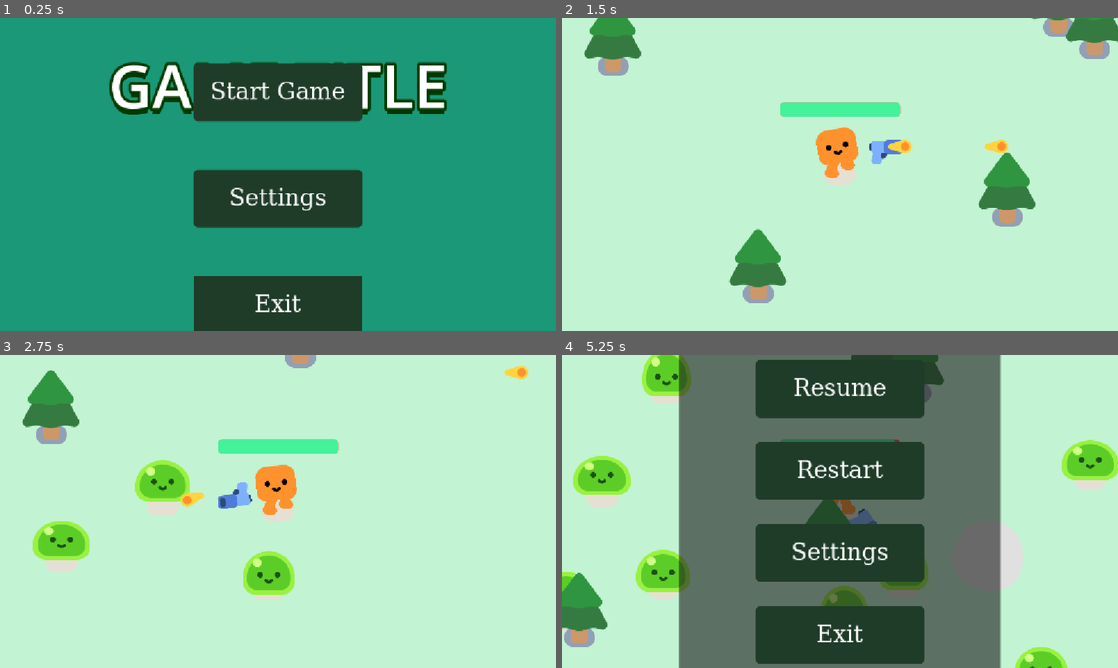
Above: before the commit, frames 1-4 (two rows, left to right).
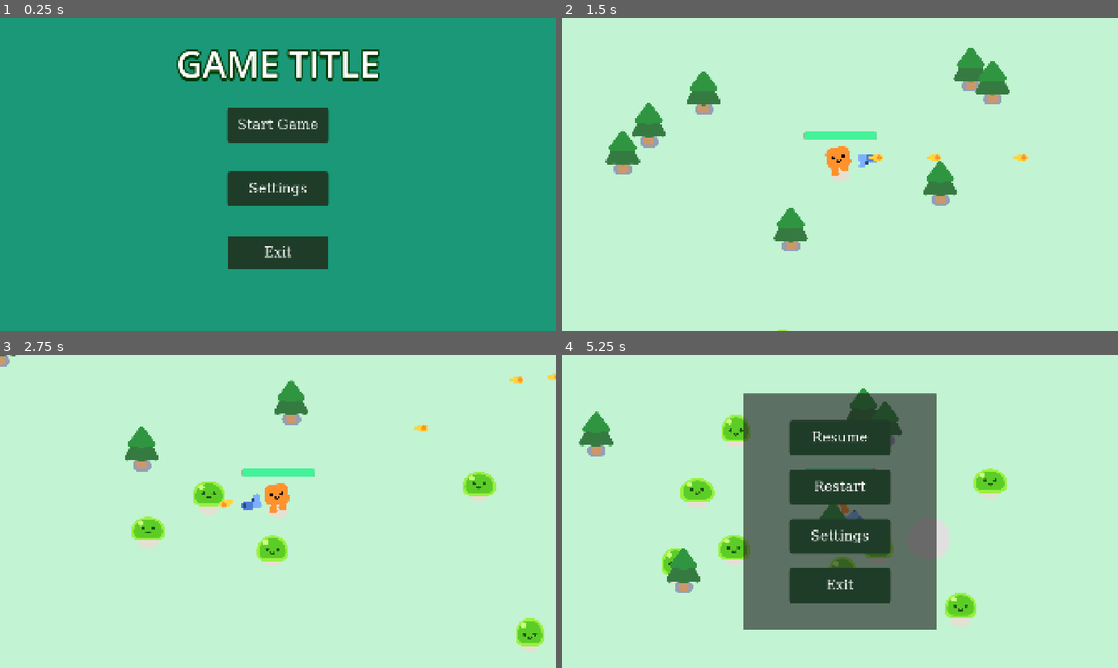
Above: after the commit, the same moments.

Repository: sukuchini/Vampire-Survivor-2D
Game: Godot game, scene res://ui/main_menu/main_menu.tscn
Two runs of this game, one before a commit and one after it. Both use one fixed random seed, a clock stepped at 60 frames per second and the inputs below.
Inputs:
- Up to frame 1 (0.25 s): no input
- Up to frame 2 (1.5 s): click "Start Game" at 0.5 s; hold D (move_right) from 1.28 s (still down)
- Up to frame 3 (2.75 s): release D (move_right) at 2.03 s; hold S (move_down) from 2.03 s (still down)
- Up to frame 4 (5.25 s): release S (move_down) at 2.78 s; hold D (move_right) 2.78-3.53 s; hold W (move_up) 3.53-4.28 s; hold A (move_left) from 4.28 s (still down); tap Escape (esc) at 4.9 s

The runs differ from the first frame. In frame 1, 22% of the frame differs, in the area x 19-81%, y 10-100%; in frame 2, 12%; in frame 3, 11%; in frame 4, 54%, in the area x 0-100%, y 0-100%.

Commit message:
Menu Pause implementado
La navegacion del menu y las pausas estan arregladas
Falta comprobar que la posicion del puntero del raton coincida con los sliders a la hora de manipularlos

Diff:
--- a/2d-project-assets/project.godot
+++ b/2d-project-assets/project.godot
@@ -89,6 +89,8 @@
 
 [display]
 
+window/size/viewport_width=1920
+window/size/viewport_height=1080
 window/stretch/mode="canvas_items"
 
 [dotnet]
--- a/2d-project-assets/scripts/ui/pause_menu.gd
+++ b/2d-project-assets/scripts/ui/pause_menu.gd
@@ -6,45 +6,59 @@
 #Funciones
 
 func _ready():
+	panel.visible = false
+	settings.visible = false
 	$AnimationPlayer.play("RESET")
 
+
 func resume():
+	print("RESUME SE ESTÁ EJECUTANDO!!")
+	#Reanuda el juego, oculta la UI
 	get_tree().paused = false
+	panel.visible = false
+	settings.visible = false
 	$AnimationPlayer.play_backwards("blur")
 
+
 func pause():
+	print("PAUSE SE ESTÁ EJECUTANDO!!!")
+	#Pausa el juego, abre el menu pausa
 	get_tree().paused = true
+	settings.visible = false
+	panel.visible = true
+	$AnimationPlayer.play("blur")
+
+
+func back_to_mpause():
+	#Oculta settings y abre menu pausa
+	settings.visible = false
+	panel.visible = true
 	$AnimationPlayer.play("blur")
 
 
 func exit():
 	get_tree().quit()
 
-#Testear si Esc funciona y abre el menu
+
+#Funciones al presionar Esc
 func testEsc():
 	if Input.is_action_just_pressed("esc"):
 
-		print("ESC PULSADO")
-		print("PAUSADO ", get_tree().paused)
-		print("SETTINGS: ", settings.visible)
+			#Si estas en el menu de ajustes, Esc= volver al menu de pausa
+			if settings.visible:
+				back_to_mpause()
 
-		if get_tree().paused == false:
-			print("-> LLAMANDO A PAUSE")
-			pause()
+			#Si estas en el menu de pausa, Esc= vuelves al juego
+			elif get_tree().paused:
+				resume()
 
-		elif settings.visible == true:
-			print("-> CERRANDO SETTINGS")
-			settings.visible = false
-			panel.visible = true
-
-		else:
-			print("-> LLAMANDO RESUME")
-			resume()
+			#Sino, pausa
+			else:
+				pause()
 
 #Funciones de los botones
 func _on_resume_button_pressed() -> void:
 	resume()
-
 
 func _on_restart_button_pressed() -> void:
 	resume()
@@ -53,12 +67,9 @@
 func _on_settings_pressed() -> void:
 	panel.visible = false
 	settings.visible = true
-	print("PAUSADO: ", get_tree().paused)
 
 func _on_back_button_pressed() -> void:
-	settings.visible = false
-	panel.visible = true
-	$AnimationPlayer.play("blur")
+	back_to_mpause()
 
 
 func _on_exit_button_pressed() -> void:
--- a/2d-project-assets/ui/pause_menu/pause_menu.tscn
+++ b/2d-project-assets/ui/pause_menu/pause_menu.tscn
@@ -399,7 +399,6 @@
 [connection signal="pressed" from="Panel/VBoxContainer/ResumeButton" to="." method="_on_resume_button_pressed"]
 [connection signal="pressed" from="Panel/VBoxContainer/RestartButton" to="." method="_on_restart_button_pressed"]
 [connection signal="pressed" from="Panel/VBoxContainer/Settings" to="." method="_on_settings_pressed"]
-[connection signal="pressed" from="Panel/VBoxContainer/Settings" to="." method="_on_resume_button_pressed"]
 [connection signal="pressed" from="Panel/VBoxContainer/ExitButton" to="." method="_on_exit_button_pressed"]
 [connection signal="value_changed" from="Settings/Label/Audio_Settings" to="Settings/Label/Audio_Settings" method="_on_value_changed"]
 [connection signal="value_changed" from="Settings/Label/SFX_Settings" to="Settings/Label/SFX_Settings" method="_on_value_changed"]
